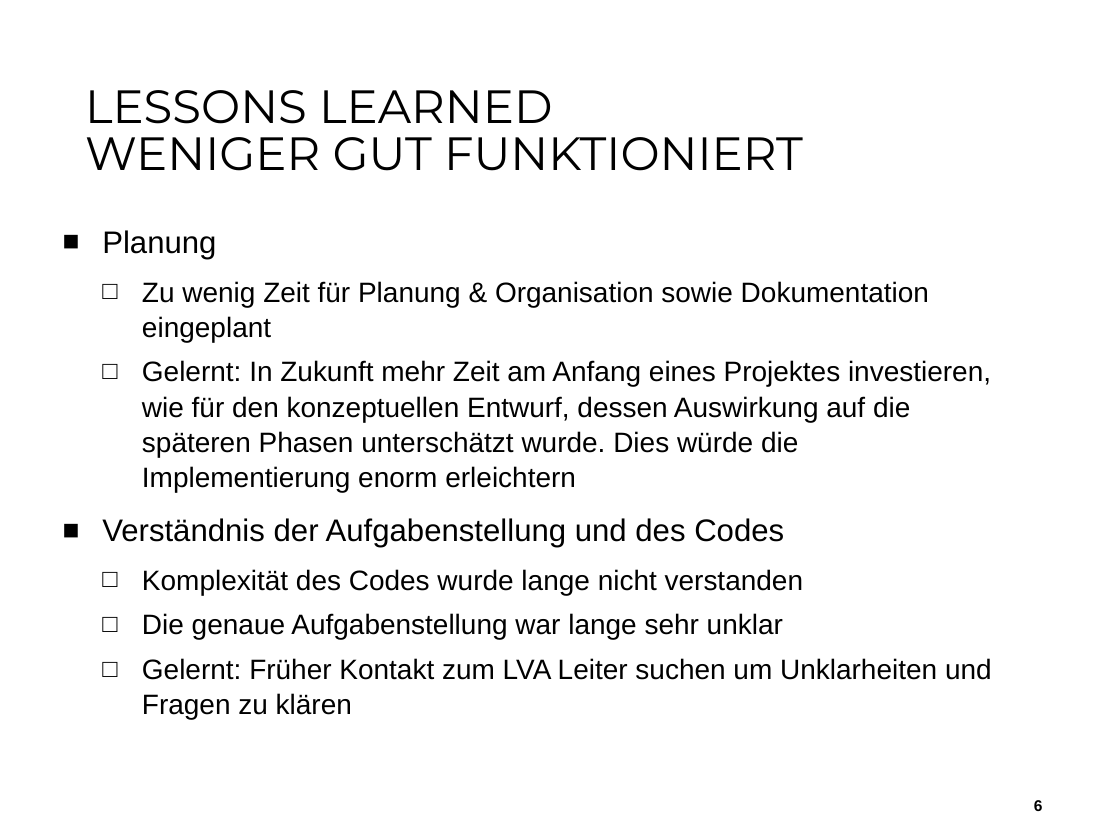
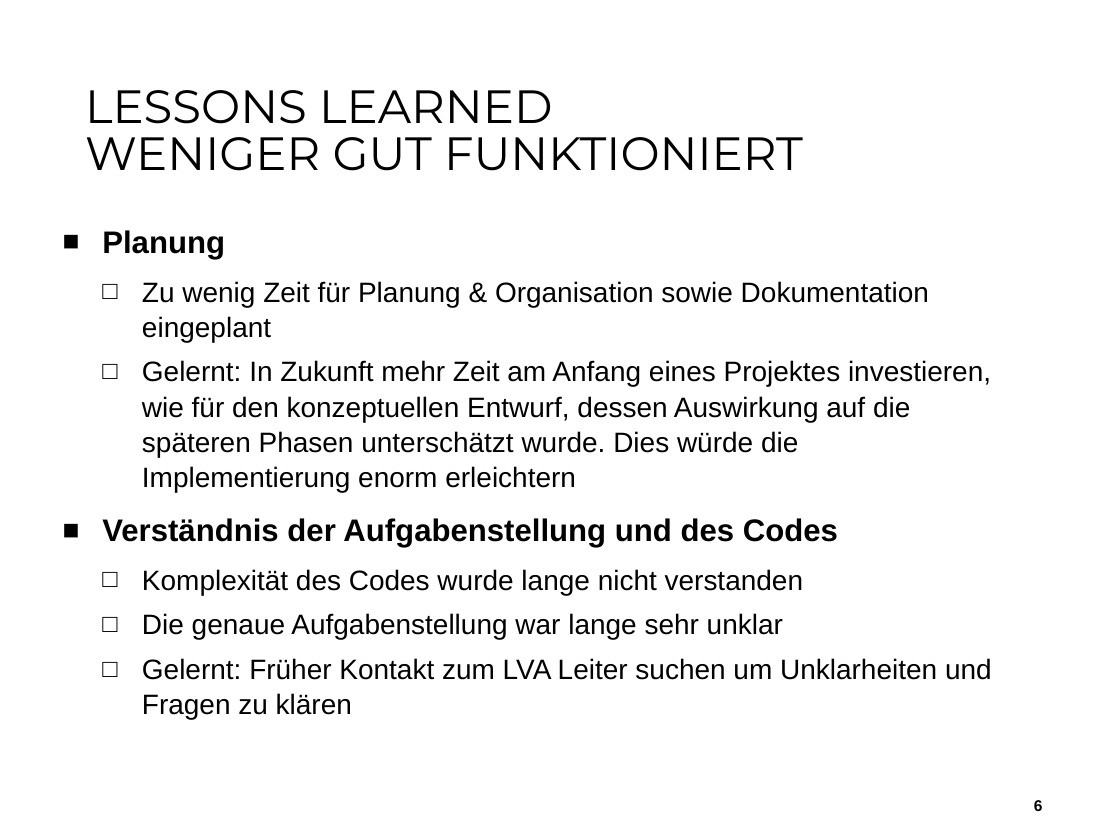
Before and after one commit to aistleithnera/258321_DKE_PR, a slide deck: slide 6 of Dokumente/Projektabschluss/Endabgabe_Projektabschluss.pptx. Drawn at 1120x840 pixels with LibreOffice and Linux fonts; fonts in the diff are those of the drawing; background and template pictures are left out. Boxes give left, top, right and bottom in pixels: in the first picture for what was removed or moved away, otherwise in the second. Text is boxed around its words. In the diff, an @@ line names an element or a change of style, - is before the commit and + after.

```diff
--- a/Dokumente/Projektabschluss/Endabgabe_Projektabschluss.pptx
+++ b/Dokumente/Projektabschluss/Endabgabe_Projektabschluss.pptx
@@ text at [102, 230, 838, 548]: bold on in "Planung", "Verständnis der Aufgabenstellung und des Codes" @@
```
Also in this commit, not shown: 2 other slides changed, 1 slide removed, 1 other file.
